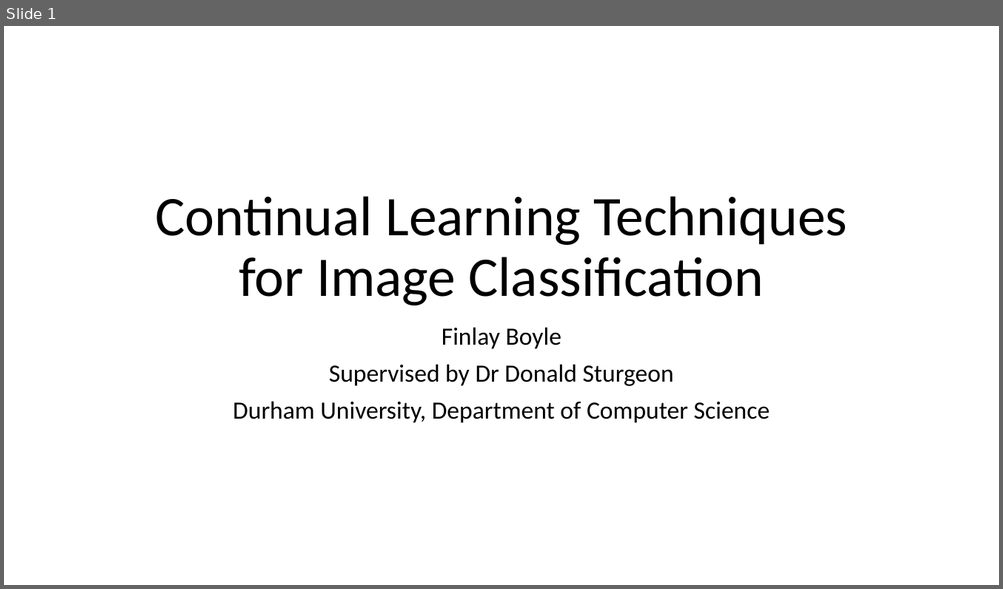
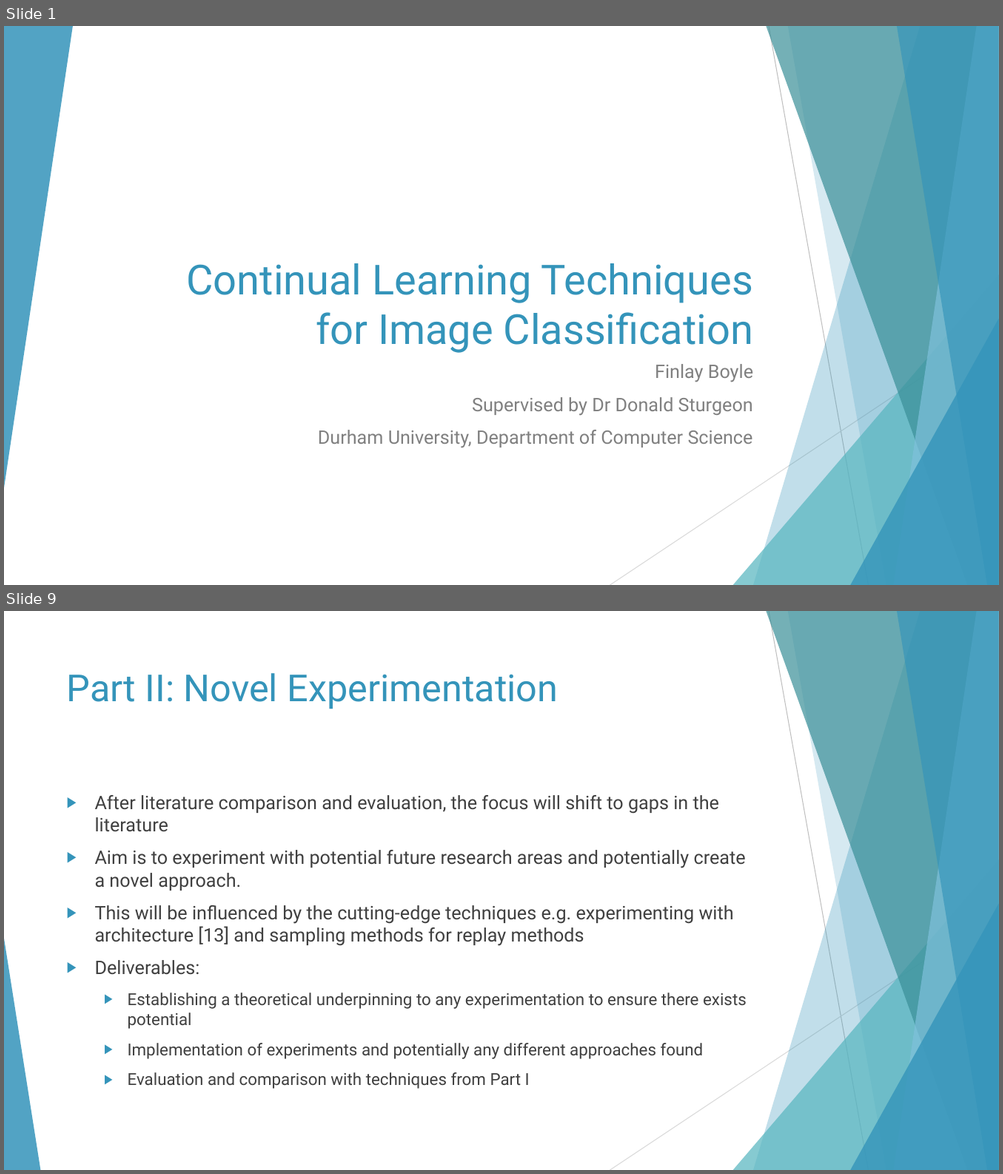
Before and after one commit to fboyle2001/advanced-project, a slide deck: Documents/Project Video/Project Video Presentation.pptx. Shown one above the other, each under a label of ours: slide 1 before the commit, slides 1 and 9 after it; the slides between them are not shown. The pictures are 1003x589 and 1003x1174 pixels, drawn with LibreOffice and Linux fonts; fonts in the diff are those of the drawing. Boxes give left, top, right and bottom in pixels: in the first picture for what was removed or moved away, otherwise in the second. Text is boxed around its words. In the diff, an @@ line names an element or a change of style, - is before the commit and + after.

```diff
--- a/Documents/Project Video/Project Video Presentation.pptx
+++ b/Documents/Project Video/Project Video Presentation.pptx
@@ slide 9 added at [4, 611, 999, 1170], background #FFFFFF; not listed: 9 template elements that a slide beside it also shows @@
@@ title added at [67, 673, 558, 709], 36 pt, text #3494BA @@
+Part II: Novel Experimentation
@@ text added at [95, 795, 746, 1089], 18 pt, text #404040 @@
+▶ After literature comparison and evaluation, the focus will shift to gaps in the literature
+▶ Aim is to experiment with potential future research areas and potentially create a novel approach.
+▶ This will be influenced by the cutting-edge techniques e.g. experimenting with architecture [13] and sampling methods for replay methods
+▶ Deliverables:
+  ▶ Establishing a theoretical underpinning to any experimentation to ensure there exists potential
+  ▶ Implementation of experiments and potentially any different approaches found
+  ▶ Evaluation and comparison with techniques from Part I
@@ triangle added at [4, 939, 40, 1170], fill #3494BA at 85% opacity @@
@@ slide 1 changed as well @@
@@ group added at [4, 26, 999, 585]: 5 freeform shapes, 3 triangles, 2 lines @@
@@ title "Continual Learning Techniques for Image ...": place and size @@
-title "Continual Learning Techniques for Image ..." at [155, 196, 847, 306]
+title "Continual Learning Techniques for Image ..." at [187, 264, 753, 353]
@@ title "Continual Learning Techniques for Image ..." at [187, 264, 753, 353]: size 54 to 40 pt, font Calibri to Roboto, text colour #000000 to #3494BA; alignment centre to right; line spacing 0.9 to 1 @@
@@ subtitle "Finlay Boyle": place and size @@
-subtitle "Finlay Boyle" at [233, 327, 770, 423]
+subtitle "Finlay Boyle" at [318, 364, 753, 449]
@@ subtitle "Finlay Boyle" at [318, 364, 753, 449]: size 24 to 18 pt, font Calibri to Roboto, text colour #000000 to #808080; alignment centre to right; line spacing 0.9 to 1 @@
```
Also in this commit, not shown: 8 other slides added, 1 slide removed, 7 other files.
